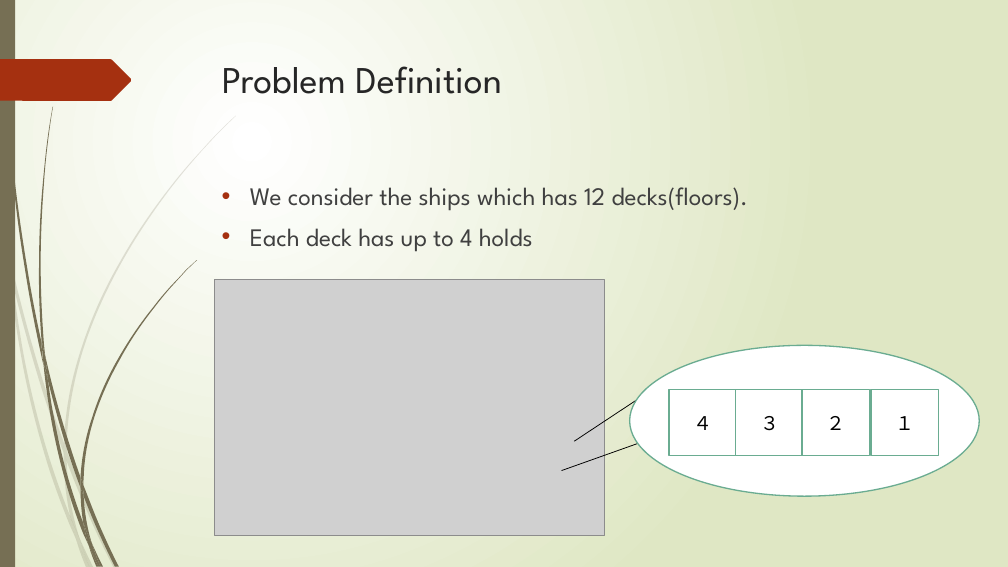
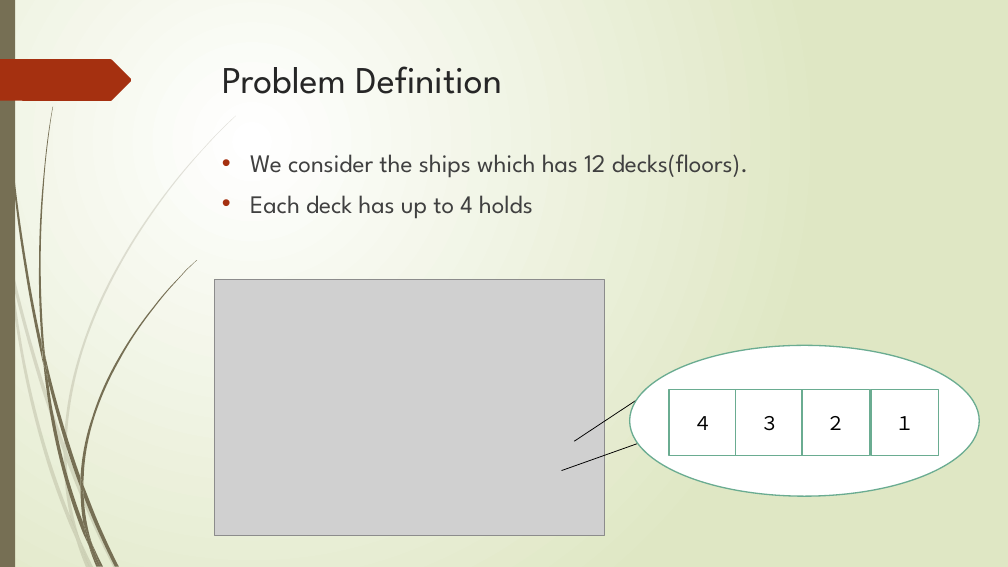
Before and after one commit to r-kurosu/kline_new, a slide deck: slide 5 of 中間報告.pptx. Drawn at 1008x567 pixels with LibreOffice and Linux fonts; fonts in the diff are those of the drawing; grey boxes stand for pictures. Boxes give left, top, right and bottom in pixels: in the first picture for what was removed or moved away, otherwise in the second. Text is boxed around its words. In the diff, an @@ line names an element or a change of style, - is before the commit and + after.

```diff
--- a/中間報告.pptx
+++ b/中間報告.pptx
@@ text "We consider the ships which ...": place and size @@
-text "We consider the ships which ..." at [250, 187, 748, 252]
+text "We consider the ships which ..." at [250, 154, 748, 219]
```
Also in this commit, not shown: 11 other slides changed, 1 slide removed.
